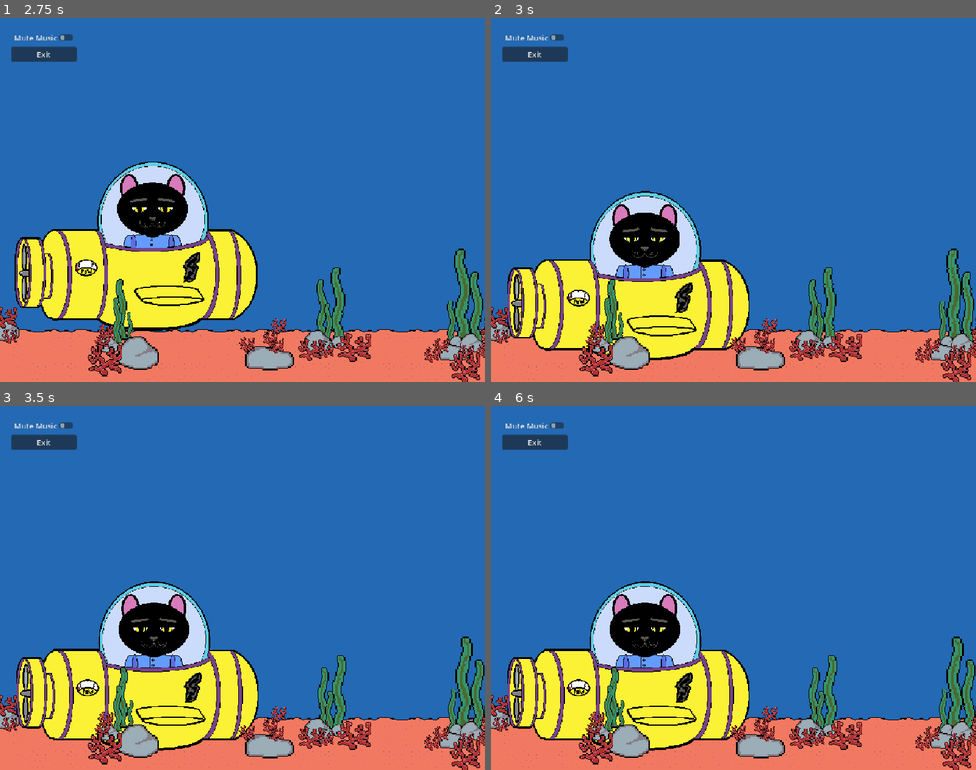
Above: before the commit, frames 1-4 (two rows, left to right).
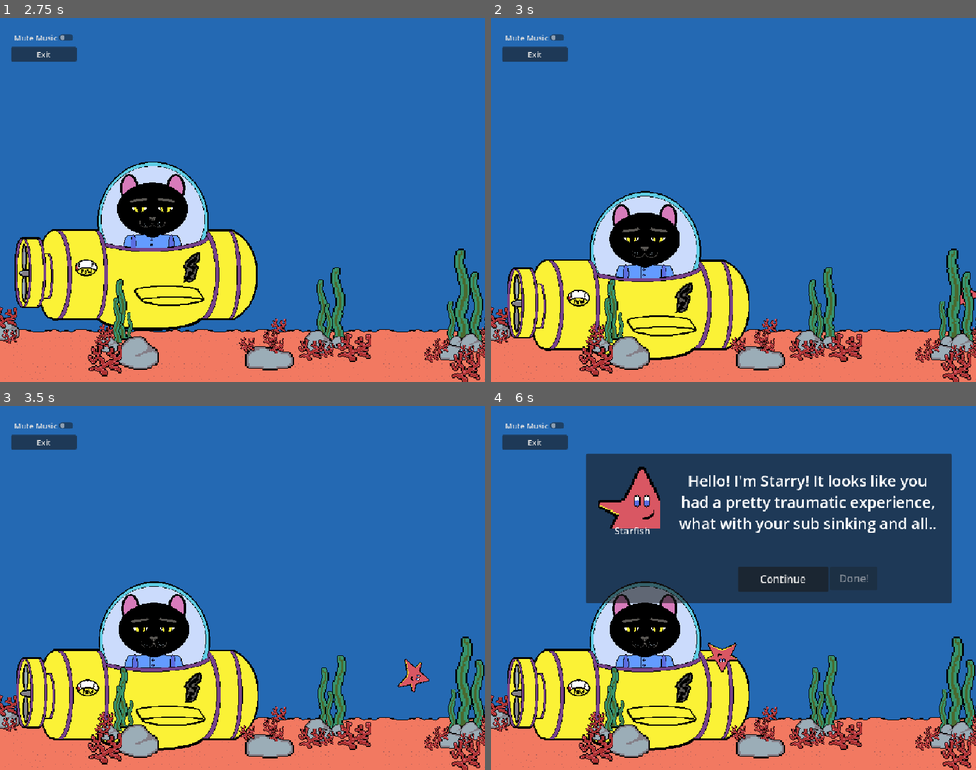
Above: after the commit, the same moments.

Repository: gainax2k1/uplifting_ocean
Game: Godot game, scene res://Scenes/uplifting_ocean.tscn
Two runs of this game, one before a commit and one after it. Both use one fixed random seed, a clock stepped at 60 frames per second and the inputs below.
Inputs (mouse positions are in pixels of both pictures, inside the frame that each line leads up to):
- Up to frame 1 (2.75 s): no input
- Up to frame 2 (3 s): no input
- Up to frame 3 (3.5 s): no input
- Up to frame 4 (6 s): click (762, 555) at 5.75 s, where only the run after the commit has a clickable "Out of power, the sub is dama…"

Frame 1 is identical in both runs. In frame 2, less than 0.1% of the frame differs, in the area x 96-100%, y 74-80%; in frame 3, 0.3%; in frame 4, 31%, in the area x 19-95%, y 13-74%.

Commit message:
tweaks to progression

Diff:
--- a/Scenes/Dialogue_Manager.gd
+++ b/Scenes/Dialogue_Manager.gd
@@ -15,7 +15,7 @@
 @onready var bgmusic = %Menu.get_node("%BGMusic")
 @onready var ask_for_help = %Sub2D.get_node("%AskForHelp")
 @onready var victory = %Victory
-@onready var damage_sprite = %Sub2D.get_node("%Damage")
+#@onready var damage_sprite = %Sub2D.get_node("%Damage")
 
 
 
@@ -27,16 +27,9 @@
 func _ready() -> void:
 	DialogBox.hide()
 	ask_for_help.visible = false
-	start_game()
-	pass
-
-func start_game() -> void:
-	FishAnimation.play("star_ani_1 ")
-
-	pass
+	FishAnimation.play("star_ani_1")
 
 func trans_switch(trans_name:String) -> void:
-
 	match trans_name:
 		"Starfish":
 			ask_for_help.visible = false
@@ -44,7 +37,7 @@
 			ask_for_help.set_text("Well, looks like they fixed the hole \n
 				but I'm still feeling stressed out...")
 
-			FishAnimation.play("eel_ani_1")
+			#FishAnimation.play("eel_ani_1")
 			return
 
 		"Puffer":
--- /dev/null
+++ b/Scenes/sub_animation.gd
@@ -0,0 +1,11 @@
+extends AnimationPlayer
+
+
+# Called when the node enters the scene tree for the first time.
+func _ready() -> void:
+	pass # Replace with function body.
+
+
+# Called every frame. 'delta' is the elapsed time since the previous frame.
+func _process(delta: float) -> void:
+	pass
--- a/Scenes/submarine.tscn
+++ b/Scenes/submarine.tscn
@@ -110,15 +110,6 @@
 &"star_ani_2": SubResource("Animation_1qcwb")
 }
 
-[sub_resource type="GDScript" id="GDScript_wcbqk"]
-script/source = "extends AnimationPlayer
-
-# Called when the node enters the scene tree for the first time.
-func _ready() -> void:
-	#%SubAnimation.play(\"sink\")
-	pass # Replace with function body.
-"
-
 [sub_resource type="Animation" id="Animation_wcbqk"]
 length = 0.001
 tracks/0/type = "value"
@@ -333,11 +324,10 @@
 reset_on_save = false
 libraries/ = SubResource("AnimationLibrary_wqqa5")
 playback_auto_capture = false
-script = SubResource("GDScript_wcbqk")
 
 [node name="Submarine" parent="SubAnimation" unique_id=1801688219 instance=ExtResource("2_45lfp")]
 unique_name_in_owner = true
-position = Vector2(290, 500)
+position = Vector2(258, -261)
 
 [node name="FishAnimation" type="AnimationPlayer" parent="." unique_id=1294757149]
 unique_name_in_owner = true
@@ -376,4 +366,5 @@
 frame = 1
 script = ExtResource("13_udrvb")
 
+[connection signal="animation_finished" from="SubAnimation" to="." method="_on_sub_animation_animation_finished"]
 [connection signal="animation_finished" from="FishAnimation" to="FishAnimation" method="_on_animation_finished"]
--- a/Scripts/animation.gd
+++ b/Scripts/animation.gd
@@ -1,6 +1,5 @@
 extends AnimationPlayer
-
-@onready var damage_sprite = %Damage
+@onready var damage: Sprite2D = %Submarine.get_node("%Damage")
 @onready var ask_for_help = $"../AskForHelp"
 @onready var FishAnimation = %FishAnimation
 @onready var Starfish = %Starfish
@@ -19,8 +18,8 @@
 
 	if anim_name == "star_ani_2":
 		Starfish.visible = false
-		damage_sprite.texture = load("res://Assets/Sprites/starfish.png")
-		#FishAnimation.play("eel_ani_1")
+		damage.texture = load("res://Assets/Sprites/starfish.png")
+		FishAnimation.play("eel_ani_1")
 		return
 
 	if anim_name == "eel_ani_1":
--- a/Scripts/submarine.gd
+++ b/Scripts/submarine.gd
@@ -16,3 +16,7 @@
 # Called every frame. 'delta' is the elapsed time since the previous frame.
 func _process(delta: float) -> void:
 	pass
+
+
+func _on_sub_animation_animation_finished(anim_name: StringName) -> void:
+	pass # Replace with function body.
--- a/project_time_traker.json
+++ b/project_time_traker.json
@@ -1,9 +1,9 @@
 {
-  "2D": 18916.8004703521,
+  "2D": 18934.8767907619,
   "3D": 45.9560236930847,
   "AFK": 7389.19059181214,
   "Asset Store": 4.99714398384094,
-  "Editor": 76862.5996487139,
-  "Game": 20974.5473790168,
-  "Script": 36920.298631668
+  "Editor": 78539.1272749899,
+  "Game": 21330.6567556857,
+  "Script": 38222.6405608654
 }
Not shown, added: Scenes/sub_animation.gd.uid
